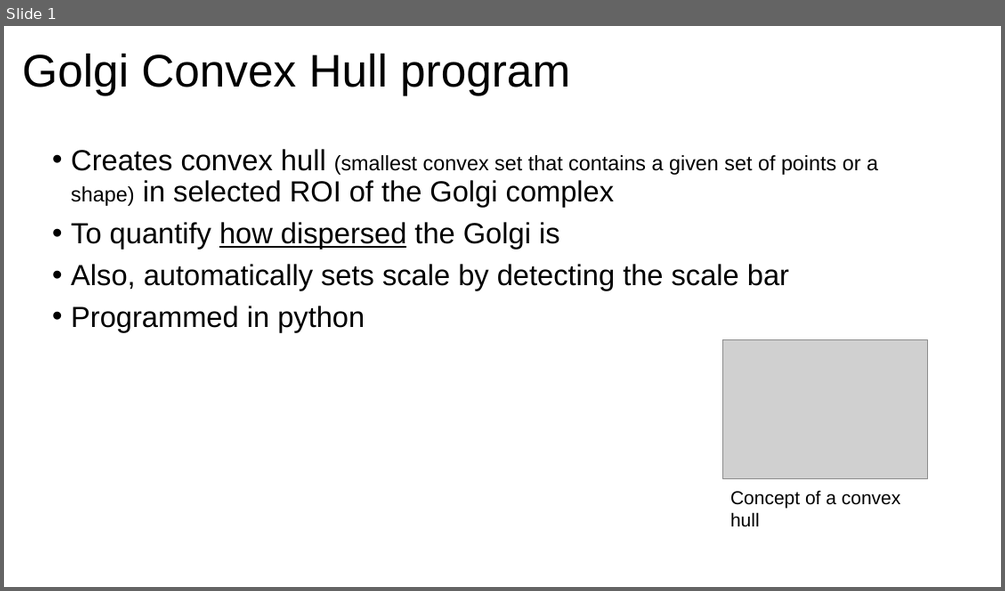
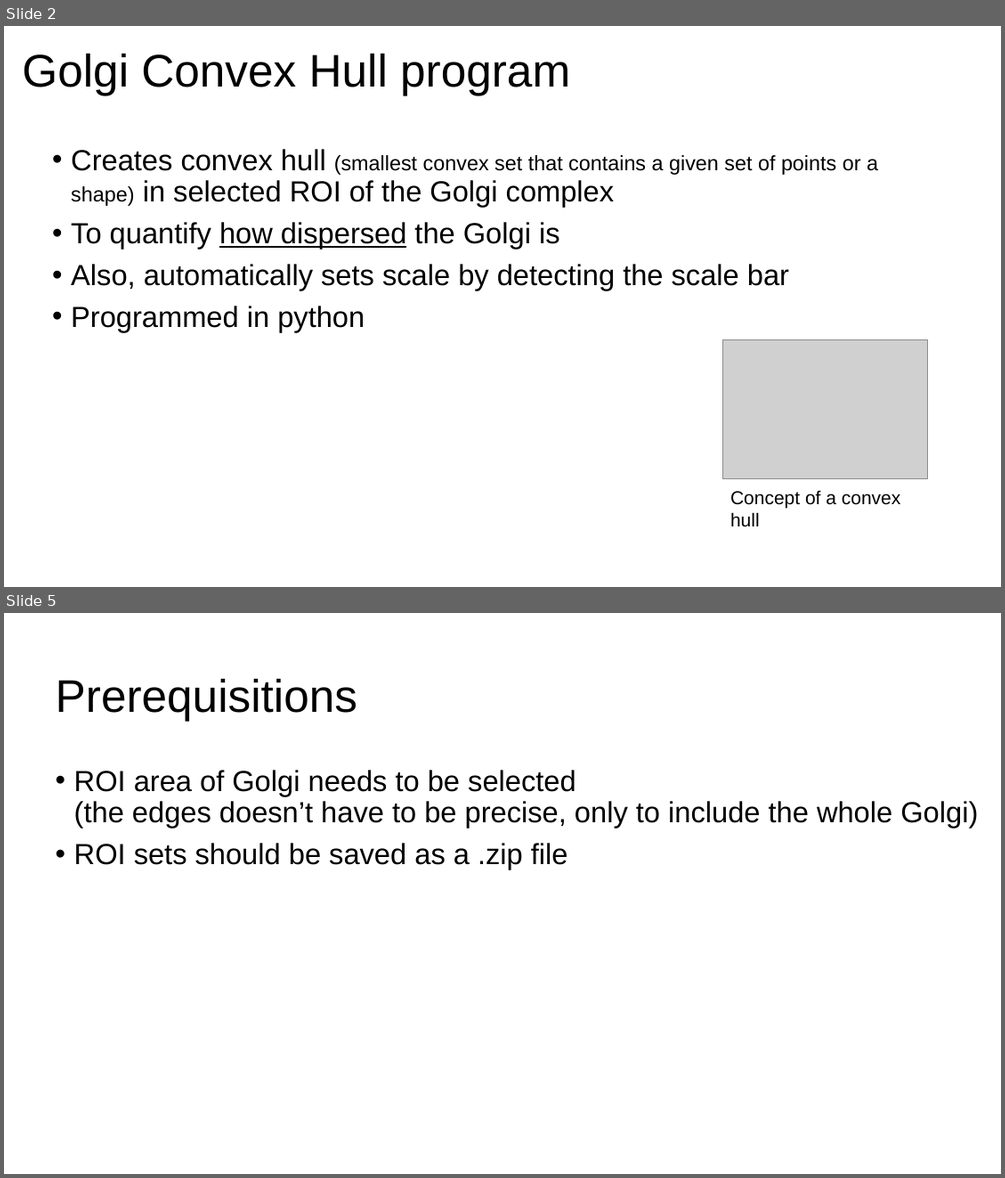
Before and after one commit to ashley200303/Golgi-dispersion, a slide deck: How to use Golgi convex hull program.pptx. Shown one above the other, each under a label of ours: slide 1 before the commit, slides 2 and 5 after it; the slides between them are not shown. The pictures are 1005x591 and 1005x1178 pixels, drawn with LibreOffice and Linux fonts; fonts in the diff are those of the drawing; grey boxes stand for pictures. Boxes give left, top, right and bottom in pixels: in the first picture for what was removed or moved away, otherwise in the second. Text is boxed around its words. In the diff, an @@ line names an element or a change of style, - is before the commit and + after.

Commit message:
Include explanation

```diff
--- a/How to use Golgi convex hull program.pptx
+++ b/How to use Golgi convex hull program.pptx
@@ slide 5 added at (x1=4, y1=613, x2=1001, y2=1174), background #FFFFFF @@
@@ title added at (x1=56, y1=678, x2=357, y2=721), 44 pt, text #000000 @@
+Prerequisitions
@@ text added at (x1=74, y1=770, x2=978, y2=869), 28 pt, text #000000 @@
+• ROI area of Golgi needs to be selected
+  (the edges doesn’t have to be precise, only to include the whole Golgi)
+• ROI sets should be saved as a .zip file
@@ what was slide 1 is now slide 2 @@
```
Also in this commit, not shown: 2 slides changed, 4 other slides added, 1 slide removed.
